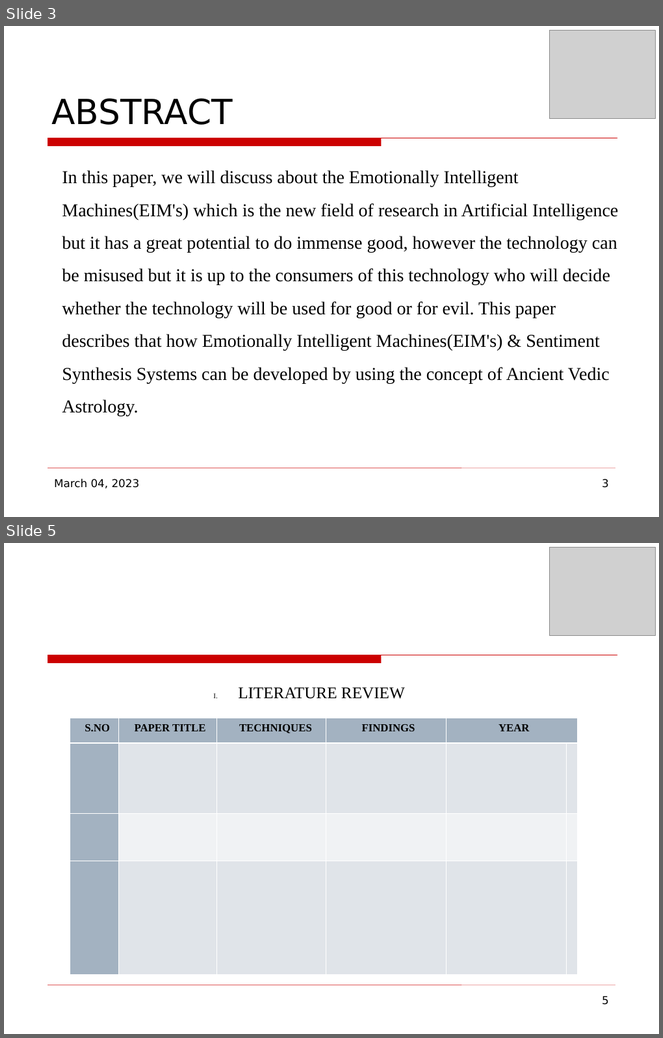
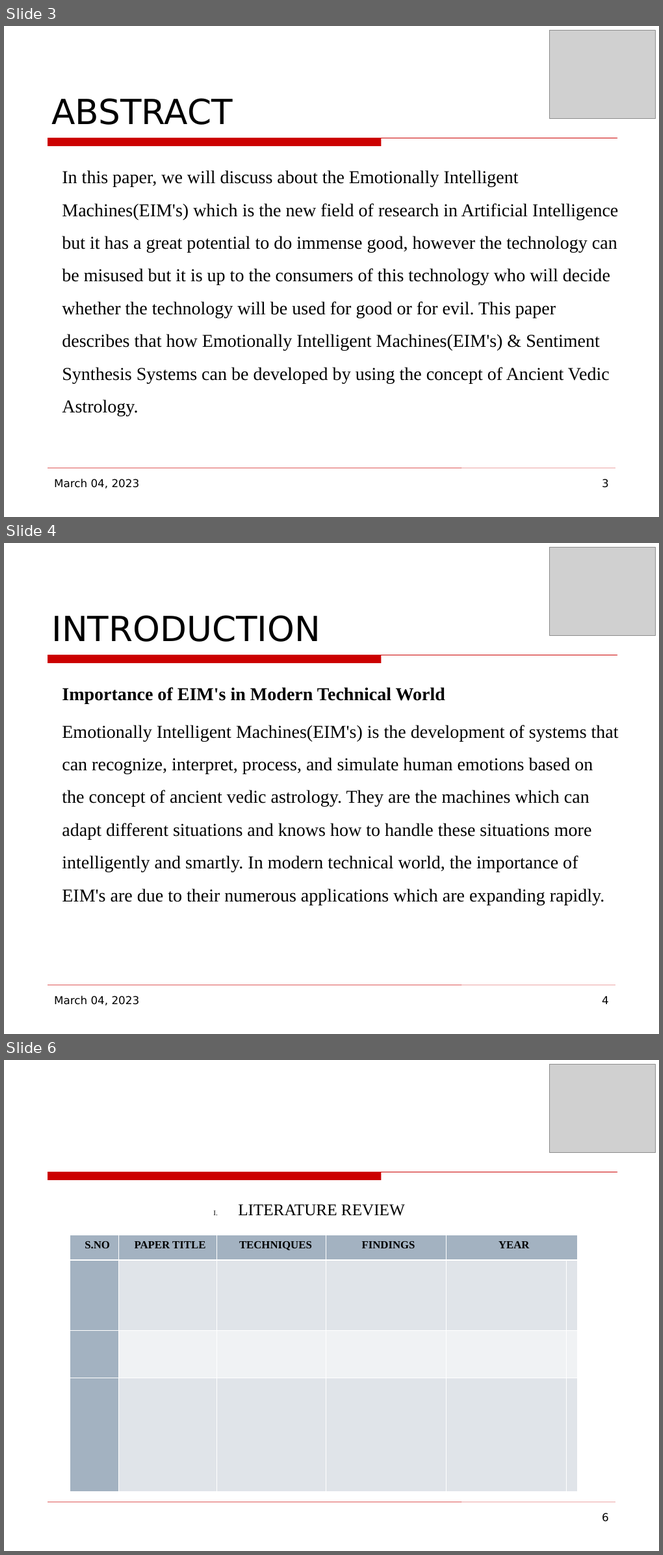
Before and after one commit to mohitlabs/Research, a slide deck: Emotionally Intelligent Machines(EIM's) & Sentiment Synthesis based on Ancient Vedic Astrology/Conference Paper.odp. Shown one above the other, each under a label of ours: slides 3 and 5 before the commit, slides 3, 4 and 6 after it; the slides between them are not shown. The pictures are 663x1038 and 663x1555 pixels, drawn with LibreOffice and Linux fonts; fonts in the diff are those of the drawing; grey boxes stand for pictures; background and template pictures are left out. Boxes give left, top, right and bottom in pixels: in the first picture for what was removed or moved away, otherwise in the second. Text is boxed around its words. In the diff, an @@ line names an element or a change of style, - is before the commit and + after.

```diff
--- a/Emotionally Intelligent Machines(EIM's) & Sentiment Synthesis based on Ancient Vedic Astrology/Conference Paper.odp
+++ b/Emotionally Intelligent Machines(EIM's) & Sentiment Synthesis based on Ancient Vedic Astrology/Conference Paper.odp
@@ slide 4 added at <box>4,543,659,1034</box>, background picture (left out); not listed: 2 template elements that a slide beside it also shows @@
@@ picture added at <box>550,548,655,636</box> @@
@@ title added at <box>51,615,321,642</box>, 38 pt, text #000000 @@
+INTRODUCTION
@@ text added at <box>62,687,619,905</box>, 20 pt, text #000000 @@
+Importance of EIM's in Modern Technical World
+Emotionally Intelligent Machines(EIM's) is the development of systems that can recognize, interpret, process, and simulate human emotions based on the concept of ancient vedic astrology. They are the machines which can adapt different situations and knows how to handle these situations more intelligently and smartly. In modern technical world, the importance of EIM's are due to their numerous applications which are expanding rapidly.
@@ text added at <box>54,996,140,1006</box>, 12 pt, text #000000 @@
+March 04, 2023
@@ page number added at <box>602,996,609,1005</box>, 12 pt, text #000000 @@
+4
@@ what was slide 5 is now slide 6 @@
@@ page number at <box>602,1513,609,1522</box>: text changed @@
-5
+6
```
Also in this commit, not shown: 1 slide changed, 2 other files.
